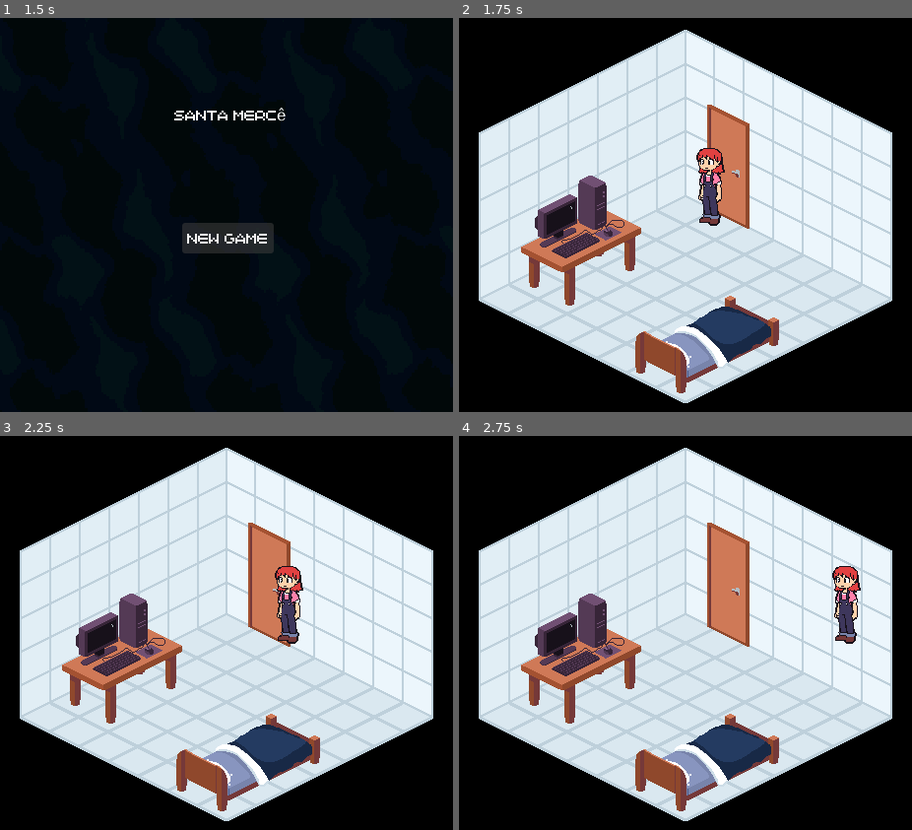
Above: before the commit, frames 1-4 (two rows, left to right).
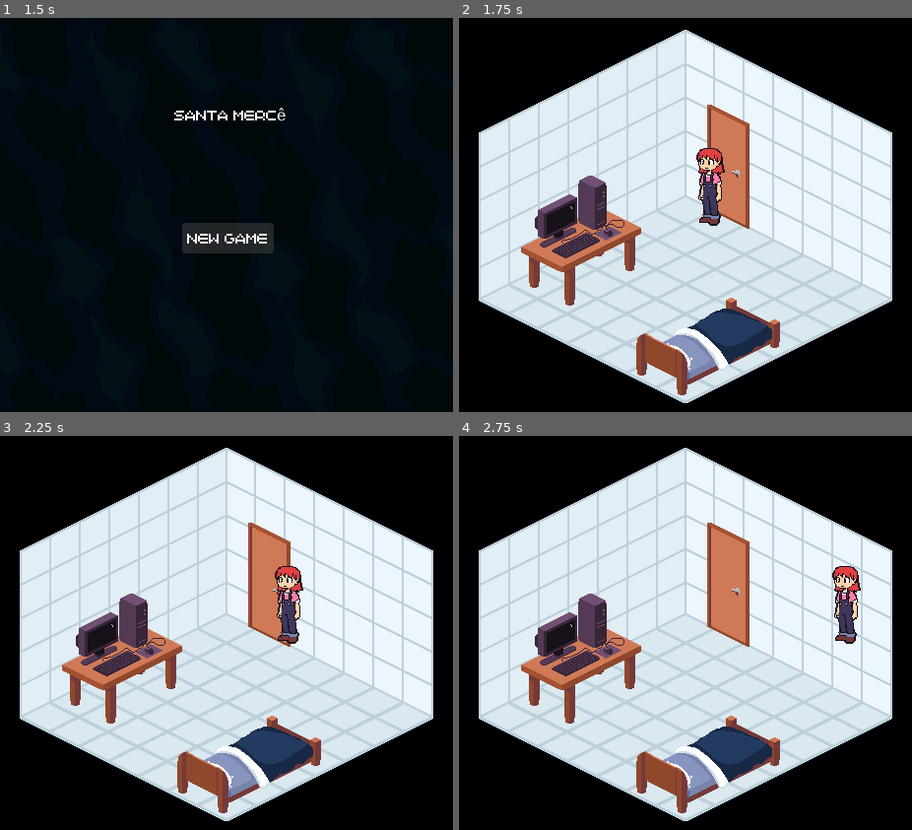
Above: after the commit, the same moments.

Repository: andcolatto/Repository-Santa-Merc-
Game: Godot game, scene res://Scenes/Menu.tscn
Same seed, same stepped clock (60 frames per second), same inputs: the game is played once before the commit and once after it.
Inputs:
- Up to frame 1 (1.5 s): click "New Game" at 0.5 s; click "New Game" at 1.25 s
- Up to frame 2 (1.75 s): no input
- Up to frame 3 (2.25 s): tap Enter at 2 s; hold Right (ui_right) from 2.03 s (still down); hold X (Run) from 2.03 s (still down)
- Up to frame 4 (2.75 s): keep holding Right (ui_right); keep holding X (Run)

Frame 1 is identical in both runs. In frame 2, 1.0% of the frame differs, in the area x 38-71%, y 70-96%; in frame 3, 1.0%; in frame 4, 1.0%.

Commit message:
Y sort Added
Z-Index illusion in objects

Diff:
--- a/Santa Mercê/project/Scenes/debug.tscn
+++ b/Santa Mercê/project/Scenes/debug.tscn
@@ -12,6 +12,7 @@
 size = Vector2(20, 80.76924)
 
 [node name="Main" type="Node2D" unique_id=1381334392]
+y_sort_enabled = true
 
 [node name="Debug background" type="Sprite2D" parent="." unique_id=1753081589]
 texture = ExtResource("1_raf04")
@@ -24,66 +25,87 @@
 offset_bottom = 400.0
 color = Color(0, 0, 0, 1)
 
-[node name="Amanda" type="Node2D" parent="." unique_id=1790831288]
+[node name="CharacterBody2D" type="CharacterBody2D" parent="." unique_id=438428807 groups=["Amanda"]]
+z_index = 1
+y_sort_enabled = true
 position = Vector2(255, 172)
-
-[node name="CharacterBody2D" type="CharacterBody2D" parent="Amanda" unique_id=438428807 groups=["Amanda"]]
-z_index = 2
 motion_mode = 1
 script = ExtResource("2_fee55")
 
-[node name="Amanda placeholder" type="Sprite2D" parent="Amanda/CharacterBody2D" unique_id=833914404]
+[node name="Amanda placeholder" type="Sprite2D" parent="CharacterBody2D" unique_id=833914404]
+z_index = 1
+y_sort_enabled = true
 position = Vector2(0, -1)
 texture = ExtResource("2_axs6p")
 offset = Vector2(0, 1)
 
-[node name="HitBox" type="CollisionShape2D" parent="Amanda/CharacterBody2D" unique_id=102753134]
-position = Vector2(0, 15)
+[node name="HitBox" type="CollisionShape2D" parent="CharacterBody2D" unique_id=102753134]
+z_index = 1
+y_sort_enabled = true
 scale = Vector2(1, 0.52)
 shape = SubResource("RectangleShape2D_fee55")
 
-[node name="CanvasGroup" type="CanvasGroup" parent="Amanda/CharacterBody2D" unique_id=86083422]
+[node name="CanvasGroup" type="CanvasGroup" parent="CharacterBody2D" unique_id=86083422]
+z_index = 1
+y_sort_enabled = true
 
-[node name="Zicon" type="Sprite2D" parent="Amanda/CharacterBody2D/CanvasGroup" unique_id=299987911]
+[node name="Zicon" type="Sprite2D" parent="CharacterBody2D/CanvasGroup" unique_id=299987911]
 visible = false
 position = Vector2(-2, -55)
 texture = ExtResource("4_5mfbk")
 
 [node name="Computer" type="Node2D" parent="." unique_id=622820949]
+z_index = 1
+y_sort_enabled = true
 position = Vector2(125, 226)
 metadata/_edit_group_ = true
 
+[node name="Sprite2D" type="Sprite2D" parent="Computer" unique_id=815246210]
+z_index = 1
+y_sort_enabled = true
+texture = ExtResource("4_fee55")
+
 [node name="PC Collision" type="StaticBody2D" parent="Computer" unique_id=1078581435]
+z_index = 1
+y_sort_enabled = true
 scale = Vector2(1.3794899, 3.0829527)
 
 [node name="PC Collision (polygon)" type="CollisionPolygon2D" parent="Computer/PC Collision" unique_id=1918094138]
+z_index = 1
+y_sort_enabled = true
 rotation = 0.0009789891
 scale = Vector2(4.2559867, 2.3120565)
 polygon = PackedVector2Array(3.9154854, -3.794958, 6.981577, -3.3796062, 8.856281, -1.278595, -2.5530987, 3.371624, -8.005098, 0.43530273)
 
 [node name="Area2D" type="Area2D" parent="Computer/PC Collision/PC Collision (polygon)" unique_id=818628707]
+z_index = 1
+y_sort_enabled = true
 position = Vector2(2.5554128, 0.97744334)
 
 [node name="PC Collision (polygon)2" type="CollisionPolygon2D" parent="Computer/PC Collision/PC Collision (polygon)/Area2D" unique_id=1716490845]
-z_index = 2
+z_index = 1
+y_sort_enabled = true
 scale = Vector2(0.99999994, 1)
 polygon = PackedVector2Array(1.8717213, -3.5106888, 6.3011665, -1.6948681, -3.405325, 2.2508163, -8.005098, 0.43530273)
 
-[node name="Sprite2D" type="Sprite2D" parent="Computer" unique_id=815246210]
-texture = ExtResource("4_fee55")
-
 [node name="Bed" type="Node2D" parent="." unique_id=1570761424]
-z_index = 2
-position = Vector2(253, 331)
+z_index = 1
+y_sort_enabled = true
+position = Vector2(254, 333)
 metadata/_edit_group_ = true
 
 [node name="Sprite2D" type="Sprite2D" parent="Bed" unique_id=1951285871]
 z_index = 1
+y_sort_enabled = true
 texture = ExtResource("5_5mfbk")
 
 [node name="StaticBody2D" type="StaticBody2D" parent="Bed" unique_id=1314208189]
+z_index = 1
+y_sort_enabled = true
 
 [node name="CollisionPolygon2D" type="CollisionPolygon2D" parent="Bed/StaticBody2D" unique_id=766590341]
+z_index = 1
+y_sort_enabled = true
 polygon = PackedVector2Array(20, -36, 71, -8, -30, 45, -79, 21)
 
 [node name="Door" type="Node2D" parent="." unique_id=931465619]
@@ -101,7 +123,7 @@
 [node name="Sprite2D" type="Sprite2D" parent="Computer2" unique_id=611673108]
 texture = ExtResource("4_fee55")
 
-[connection signal="tree_entered" from="Computer/PC Collision/PC Collision (polygon)" to="Amanda/CharacterBody2D" method="_on_pc_collision_polygon_tree_entered"]
-[connection signal="body_entered" from="Computer/PC Collision/PC Collision (polygon)/Area2D" to="Amanda/CharacterBody2D" method="_on_area_2d_body_entered"]
-[connection signal="body_exited" from="Computer/PC Collision/PC Collision (polygon)/Area2D" to="Amanda/CharacterBody2D" method="_on_area_2d_body_exited"]
-[connection signal="tree_entered" from="Computer/PC Collision/PC Collision (polygon)/Area2D/PC Collision (polygon)2" to="Amanda/CharacterBody2D" method="_on_pc_collision_polygon_tree_entered"]
+[connection signal="tree_entered" from="Computer/PC Collision/PC Collision (polygon)" to="CharacterBody2D" method="_on_pc_collision_polygon_tree_entered"]
+[connection signal="body_entered" from="Computer/PC Collision/PC Collision (polygon)/Area2D" to="CharacterBody2D" method="_on_area_2d_body_entered"]
+[connection signal="body_exited" from="Computer/PC Collision/PC Collision (polygon)/Area2D" to="CharacterBody2D" method="_on_area_2d_body_exited"]
+[connection signal="tree_entered" from="Computer/PC Collision/PC Collision (polygon)/Area2D/PC Collision (polygon)2" to="CharacterBody2D" method="_on_pc_collision_polygon_tree_entered"]
